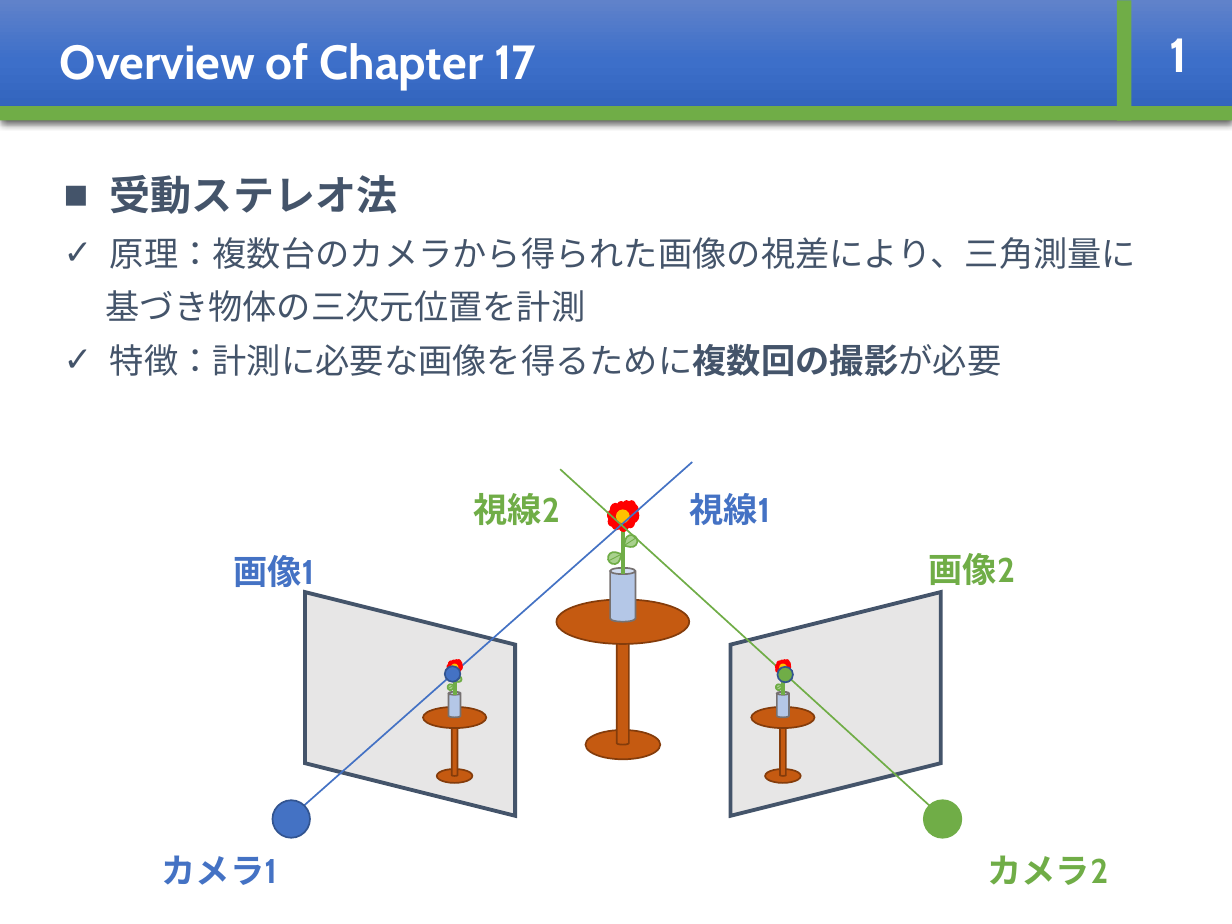
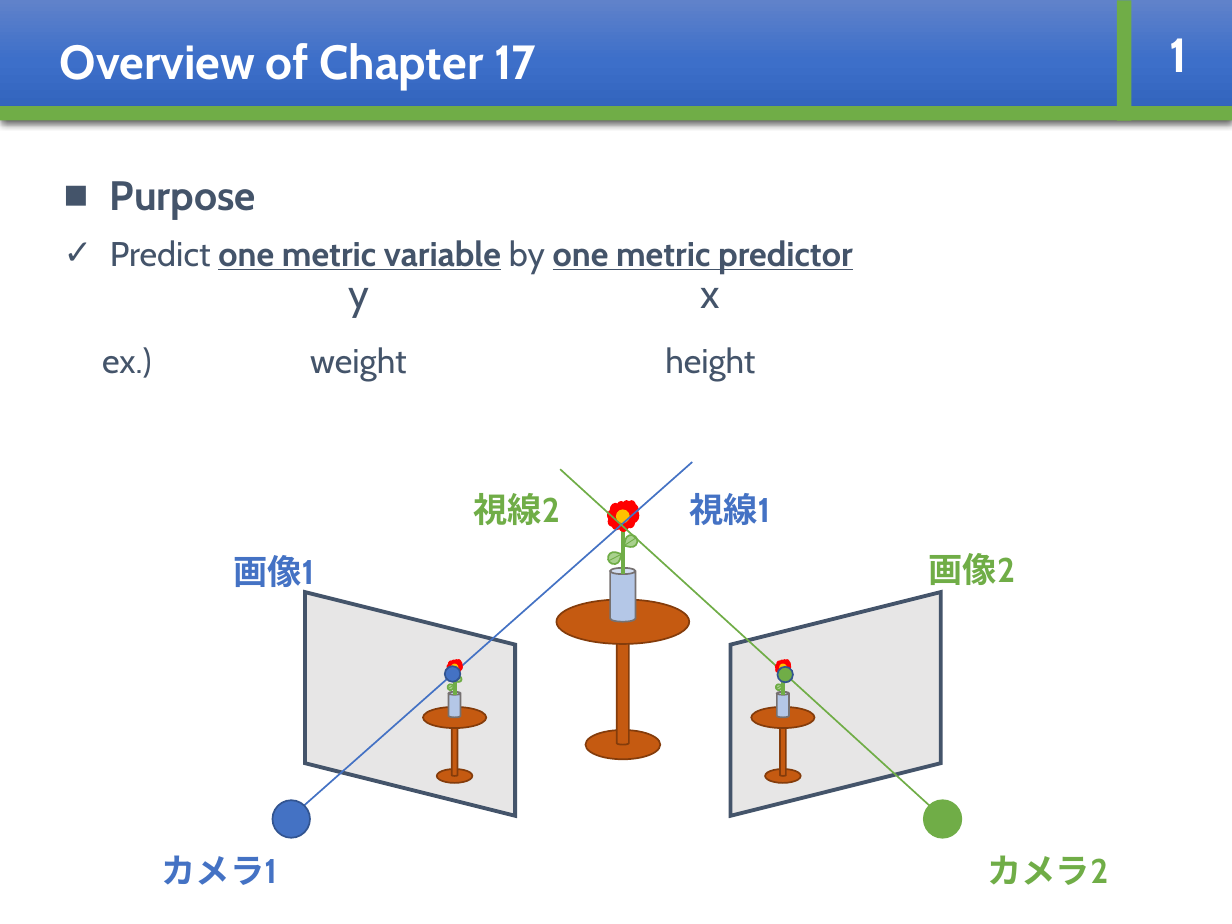
Before and after one commit to whcitizen/citizen-_task, a slide deck: slide 14 of 02_working/08_Bayesian/Bayesian_ch17_kajihara.pptx (slide 3 before the commit). Drawn at 1232x924 pixels with LibreOffice and Linux fonts; fonts in the diff are those of the drawing. Boxes give left, top, right and bottom in pixels: in the first picture for what was removed or moved away, otherwise in the second. Text is boxed around its words. In the diff, an @@ line names an element or a change of style, - is before the commit and + after.

```diff
--- a/02_working/08_Bayesian/Bayesian_ch17_kajihara.pptx
+++ b/02_working/08_Bayesian/Bayesian_ch17_kajihara.pptx
@@ text at [102, 181, 853, 378]: text changed; bold on @@
-■ 受動ステレオ法
-✓ 原理：複数台のカメラから得られた画像の視差により、三角測量に
-基づき物体の三次元位置を計測
-✓ 特徴：計測に必要な画像を得るために複数回の撮影が必要
+■ Purpose
+✓ Predict one metric variable by one metric predictor
+ex.)
@@ text added at [348, 288, 369, 317], 24 pt, text #44546A @@
+y
@@ text added at [700, 288, 719, 308], 24 pt, text #44546A @@
+x
@@ text added at [310, 347, 406, 381], 20 pt, text #44546A @@
+weight
@@ text added at [665, 347, 755, 381], 20 pt, text #44546A @@
+height
```
Also in this commit, not shown: 1 other slide changed, 11 slides added, 11 other files.
